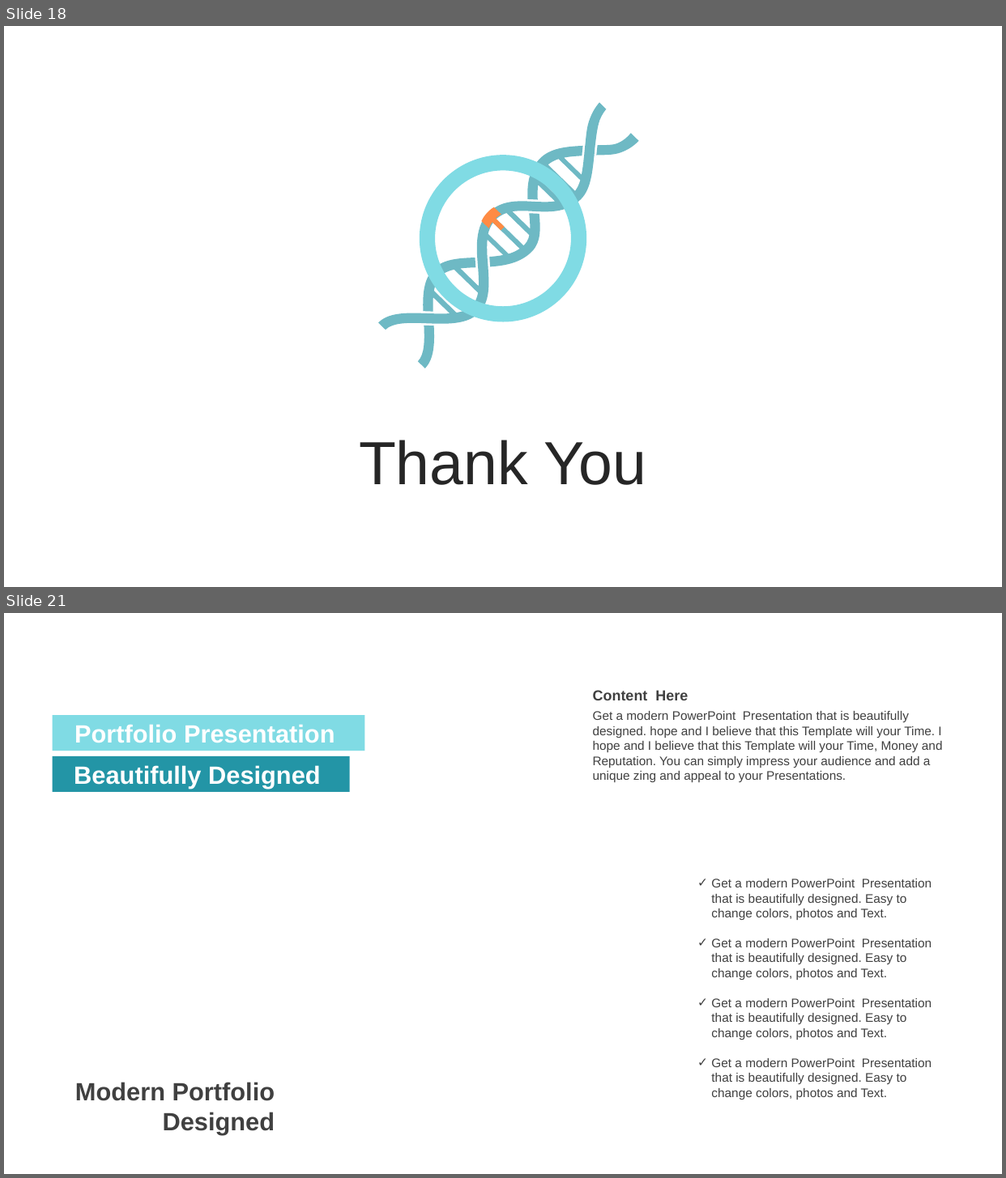
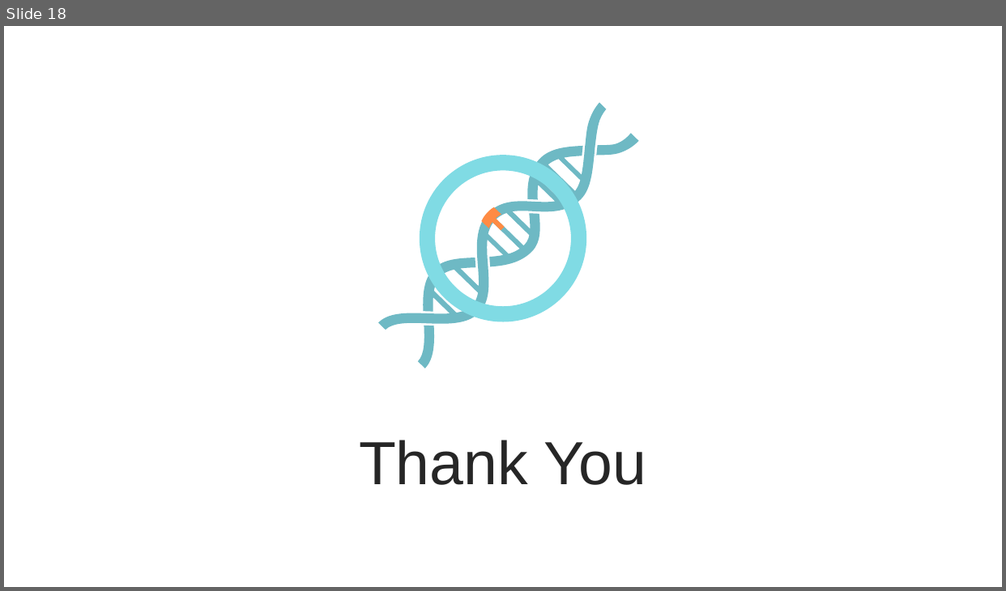
Before and after one commit to jokesire/CSCI4314_FinalProject, a slide deck: Presentation1.pptx. Shown one above the other, each under a label of ours: slides 18 and 21 before the commit, slide 18 after it; the slides between them are not shown. The pictures are 1006x1178 and 1006x591 pixels, drawn with LibreOffice and Linux fonts; fonts in the diff are those of the drawing. Boxes give left, top, right and bottom in pixels: in the first picture for what was removed or moved away, otherwise in the second. Text is boxed around its words. In the diff, an @@ line names an element or a change of style, - is before the commit and + after.

```diff
--- a/Presentation1.pptx
+++ b/Presentation1.pptx
@@ slide 21 removed at [4,613,1002,1174], background #FFFFFF @@
@@ text removed at [593,690,688,700] @@
-Content Here
@@ rectangle removed at [52,716,364,752] @@
-Portfolio Presentation
@@ text removed at [593,711,943,782] @@
-Get a modern PowerPoint Presentation that is beautifully designed. hope and I believe that this Template will your Time. I hope and I believe that this Template will your Time, Money and Reputation. You can simply impress your audience and add a unique zing and appeal to your Presentations.
@@ rectangle removed at [52,756,349,792] @@
-Beautifully Designed
@@ text removed at [711,879,931,1100] @@
-✓ Get a modern PowerPoint Presentation that is beautifully designed. Easy to change colors, photos and Text.
-✓ Get a modern PowerPoint Presentation that is beautifully designed. Easy to change colors, photos and Text.
-✓ Get a modern PowerPoint Presentation that is beautifully designed. Easy to change colors, photos and Text.
-✓ Get a modern PowerPoint Presentation that is beautifully designed. Easy to change colors, photos and Text.
@@ text removed at [75,1082,275,1135] @@
-Modern Portfolio Designed
```
Also in this commit, not shown: 10 other slides removed, 2 other files.
